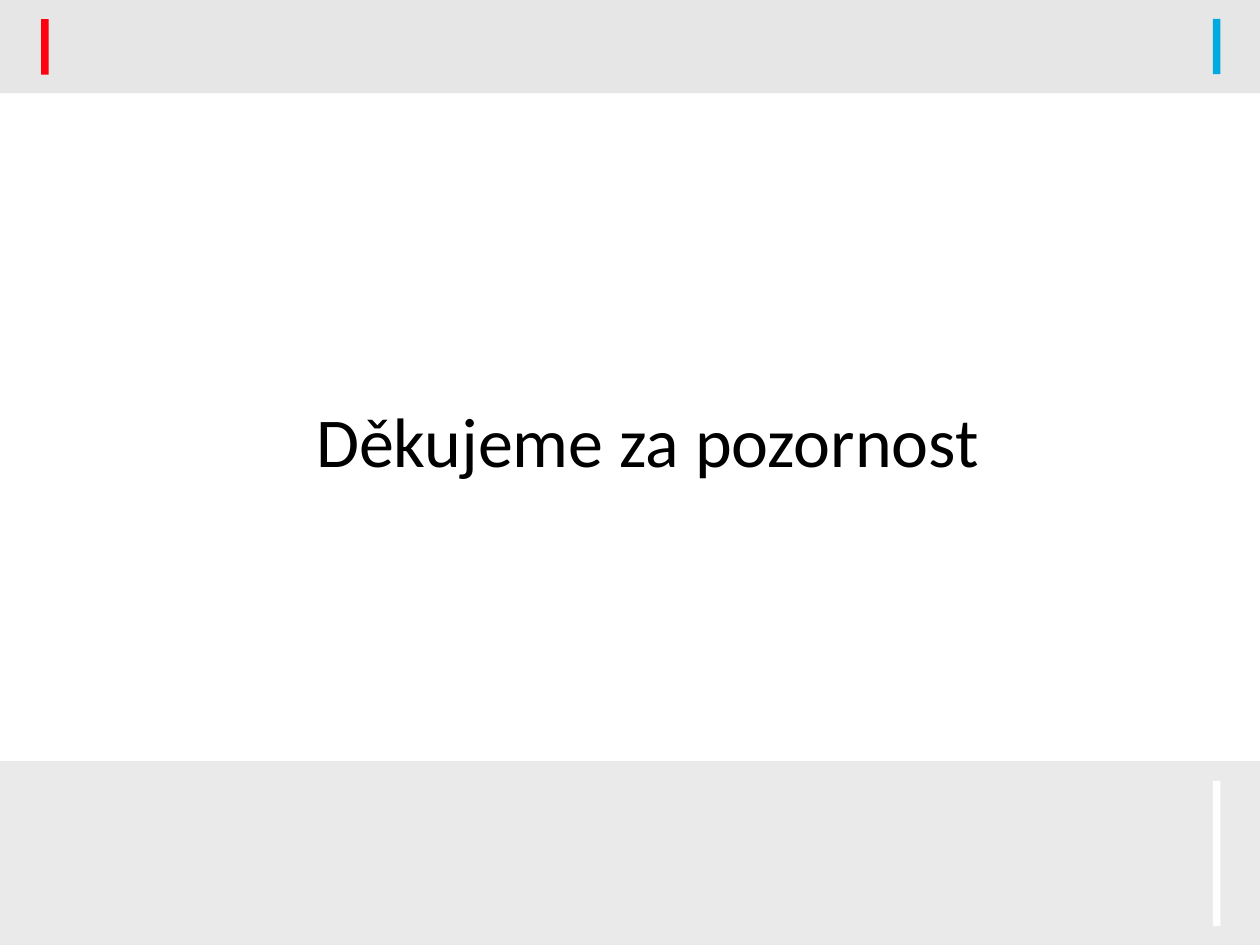
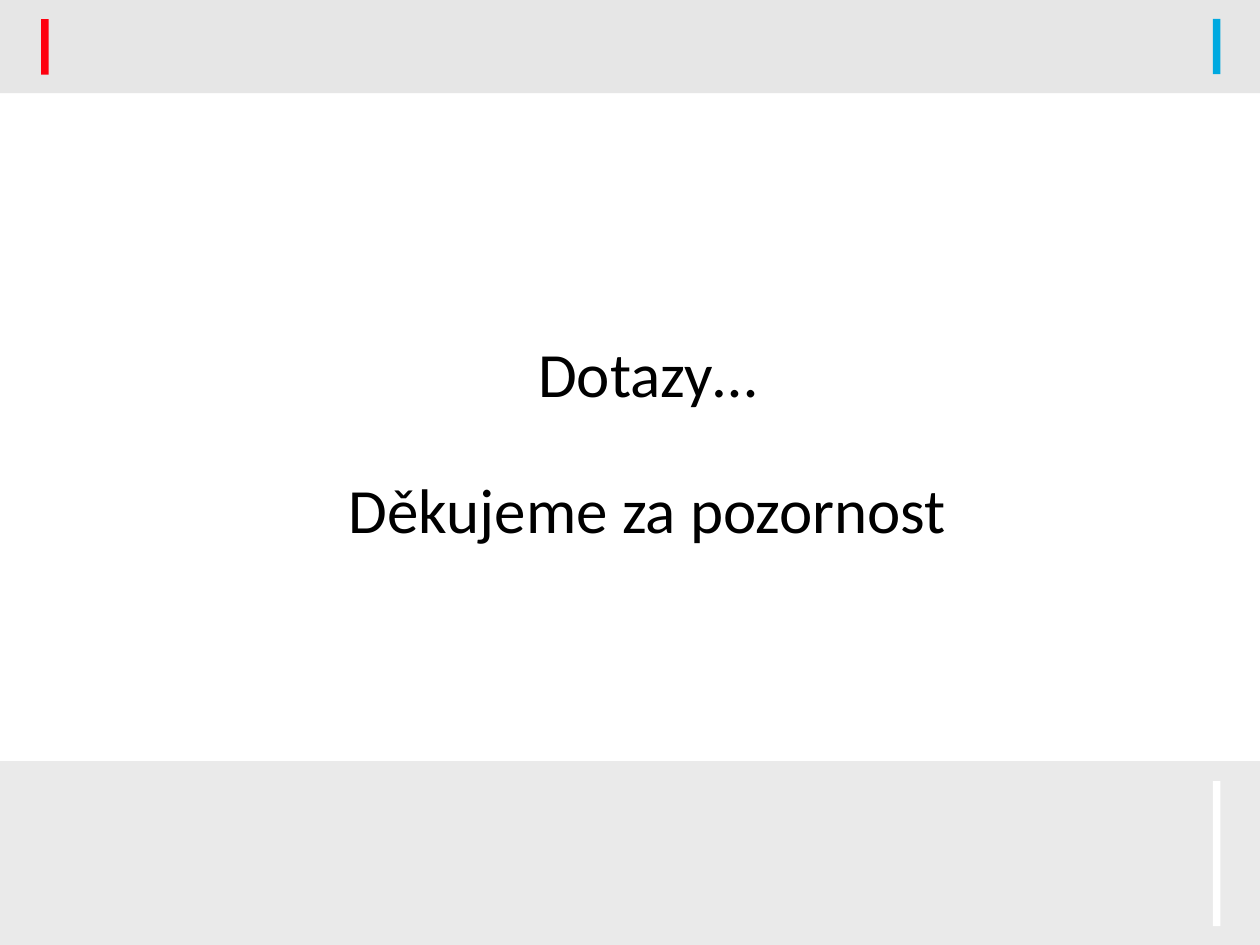
Before and after one commit to kysel/IFJ16, a slide deck: slide 17 of docs/prezentace.pptx (slide 13 before the commit). Drawn at 1260x945 pixels with LibreOffice and Linux fonts; fonts in the diff are those of the drawing; background and template pictures are left out. Boxes give left, top, right and bottom in pixels: in the first picture for what was removed or moved away, otherwise in the second. Text is boxed around its words. In the diff, an @@ line names an element or a change of style, - is before the commit and + after.

```diff
--- a/docs/prezentace.pptx
+++ b/docs/prezentace.pptx
@@ title at [349, 356, 945, 544]: text changed; size 40 to 36 pt @@
-Děkujeme za pozornost
+Dotazy…
+Děkujeme za pozornost
```
Also in this commit, not shown: 9 other slides changed, 4 slides added.
